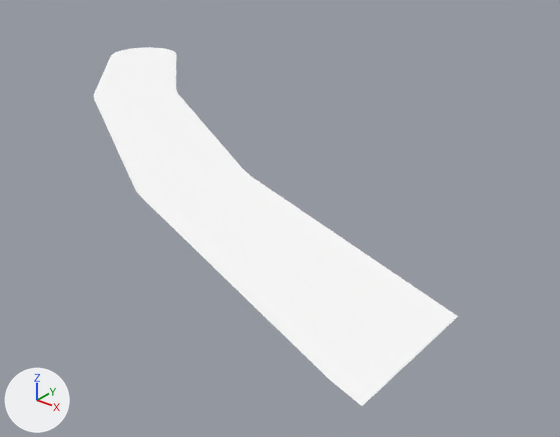
Before and after pictures for a commit that changed the glTF model games/yorimichi/assets/belmonte/meshes/SM_BM_BC_Water_0.glb.
Camera for both pictures: a 50 mm lens placed at (-202.0, -227.0, 58.0), pointed at (-334.0, -62.0, -45.0). Every picture has the same lights, and +X, +Y and +Z are marked at lower left. The picture after the commit comes second.

Objects in the first picture: 'SM_BM_BC_Water_0'.
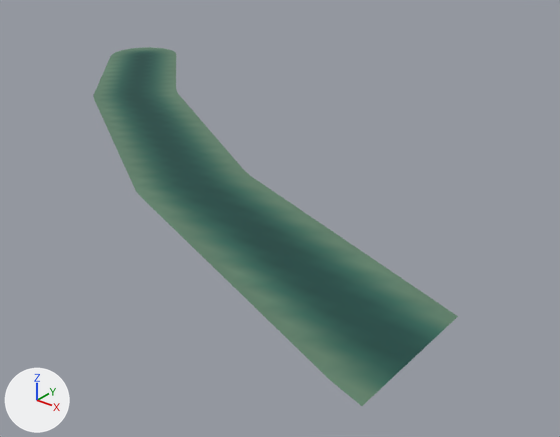
Scene script edits in JSON lines:
```json
{"block": "me_sm_bc_water_0", "where": "me_sm_bc_water_0.from_pydata(...)  # 612 vertices, 1048 faces; spans x -460.0..-256.0, y -139.0..1.0, z -26.0..-22.0"}
{"block": "me_sm_bc_water_0", "where": "# used by ob_sm_bm_bc_water_0; location = (0.0, 0.0, 0.0)"}
{"block": "me_sm_bc_water_0", "change": "me_sm_bc_water_0 part 1: 244 faces centred in x -457.0..-257.0, y -134.0..-2.0, z -26.0..-22.0 are repainted in the vertex colours; the middle colour goes from white #ffffff to dark green #426f5e"}
{"block": "me_sm_bc_water_0", "change": "me_sm_bc_water_0 part 2: 430 faces centred in x -453.0..-257.0, y -130.0..-6.0, z -26.0..-22.0 are repainted in the vertex colours; the middle colour goes from white #ffffff to dark cyan #1b4c46"}
{"block": "me_sm_bc_water_0", "change": "me_sm_bc_water_0 part 3: 374 faces centred in x -460.0..-257.0, y -137.0..1.0, z -26.0..-22.0 are repainted in the vertex colours; the middle colour goes from white #ffffff to greyish green #60816a"}
```

Location of each change, (x1, y1, x2, y2) in pixels of the pictures (560 x 437 px):
```json
{"part": 1, "of": "me_sm_bc_water_0", "change": "recoloured", "before": [98, 49, 451, 396], "after": [98, 49, 451, 396]}
{"part": 2, "of": "me_sm_bc_water_0", "change": "recoloured", "before": [112, 51, 441, 384], "after": [112, 51, 441, 384], "on screen": "white to dark cyan"}
{"part": 3, "of": "me_sm_bc_water_0", "change": "recoloured", "before": [93, 47, 458, 406], "after": [93, 47, 458, 406]}
```
